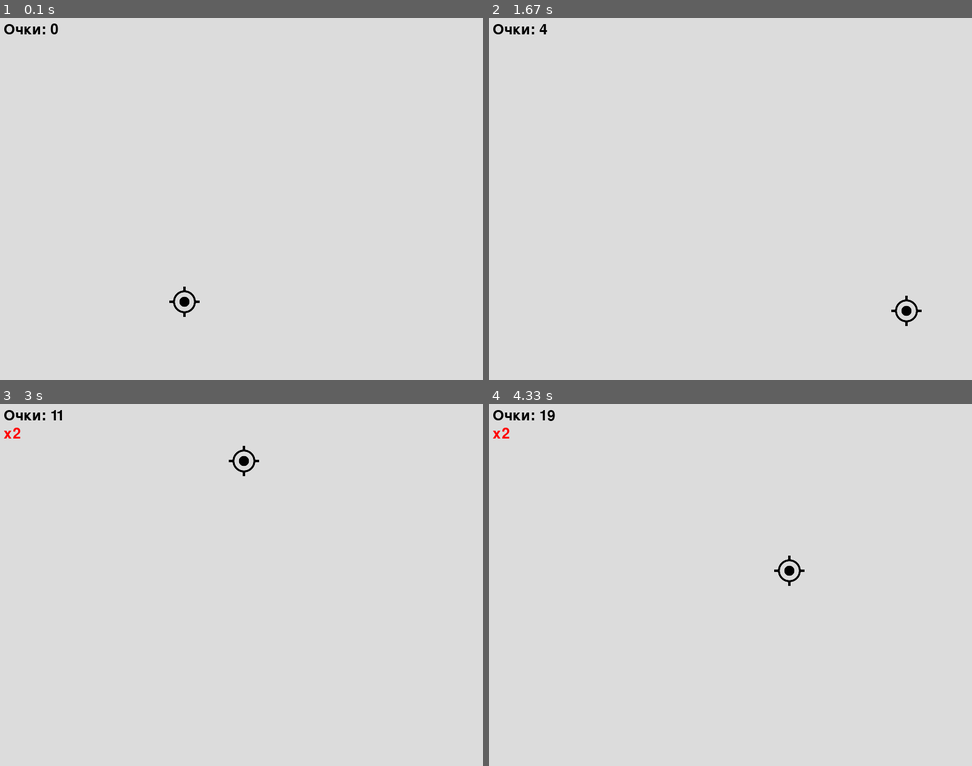
Above: before the commit, frames 1-4 (two rows, left to right).
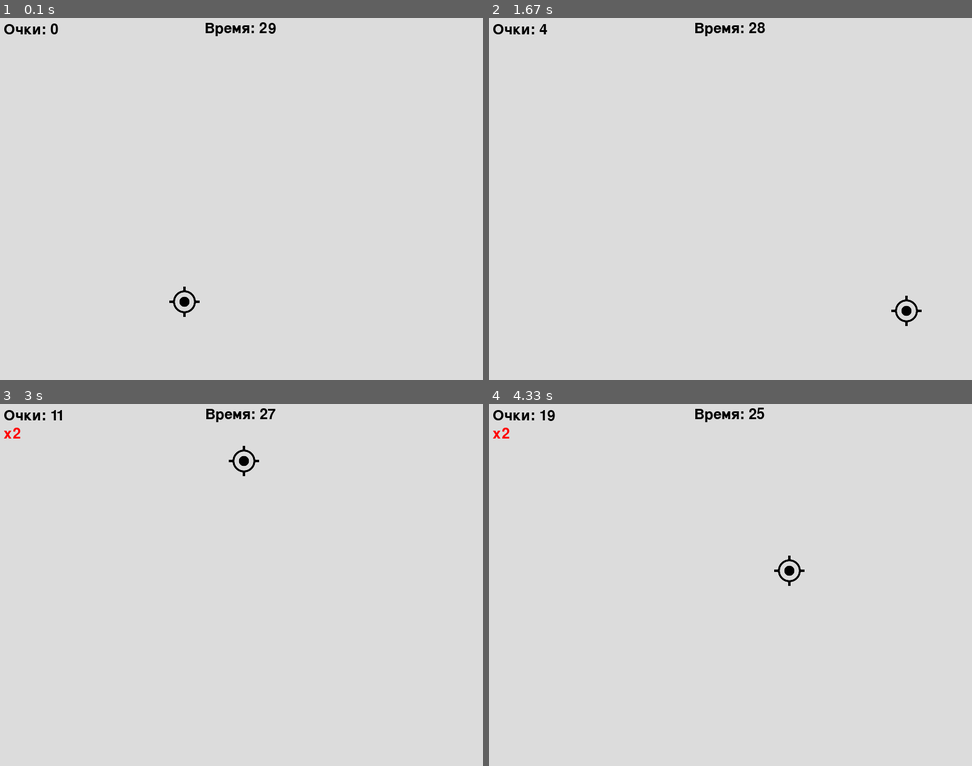
Above: after the commit, the same moments.

Repository: oblivion4us/first-pygame
Game: pygame game, started from main.py
Two runs of this game, one before a commit and one after it. Both use one fixed random seed, a clock stepped at 60 frames per second and the inputs below.
Inputs (mouse positions are in pixels of both pictures, inside the frame that each line leads up to):
- Up to frame 1 (0.1 s): no input
- Up to frame 2 (1.67 s): click (672, 300) at 0.38 s; click (706, 361) at 0.72 s; click (730, 358) at 1.05 s; click (952, 195) at 1.38 s
- Up to frame 3 (3 s): click (415, 697) at 1.72 s; click (357, 574) at 2.05 s; click (67, 704) at 2.38 s; click (429, 722) at 2.72 s
- Up to frame 4 (4.33 s): click (735, 461) at 3.05 s; click (952, 653) at 3.38 s; click (778, 592) at 3.72 s; click (952, 548) at 4.05 s

The runs differ from the first frame. In frame 1, 0.2% of the frame differs, in the area x 42-58%, y 1-6%; in frame 2, 0.2%; in frame 3, 0.2%; in frame 4, 0.2%.

Commit message:
change game duration + add timer

Diff:
--- a/main.py
+++ b/main.py
@@ -31,7 +31,7 @@
 
 # Инициализация времени и рейтинга
 start_time = time.time()
-game_duration = 40  # 40 секунд
+game_duration = 30  # 30 секунд
 scores = []
 
 def get_nickname():
@@ -75,6 +75,8 @@
 
     # Проверка времени игры
     elapsed_time = current_time - start_time
+    remaining_time = max(0, game_duration - elapsed_time)  # Оставшееся время
+
     if elapsed_time > game_duration:
         nickname = get_nickname()
         scores.append((nickname, score))
@@ -109,6 +111,11 @@
     score_text = font.render(f"Очки: {score}", True, (0, 0, 0))
     screen.blit(score_text, (10, 10))
 
+    # Отображение оставшегося времени сверху по центру
+    timer_text = font.render(f"Время: {int(remaining_time)}", True, (0, 0, 0))
+    timer_rect = timer_text.get_rect(center=(SCREEN_WIDTH / 2, 20))
+    screen.blit(timer_text, timer_rect)
+
     if double_score_bonus:
         bonus_text = font.render("x2", True, (255, 0, 0))
         screen.blit(bonus_text, (10, 40))
